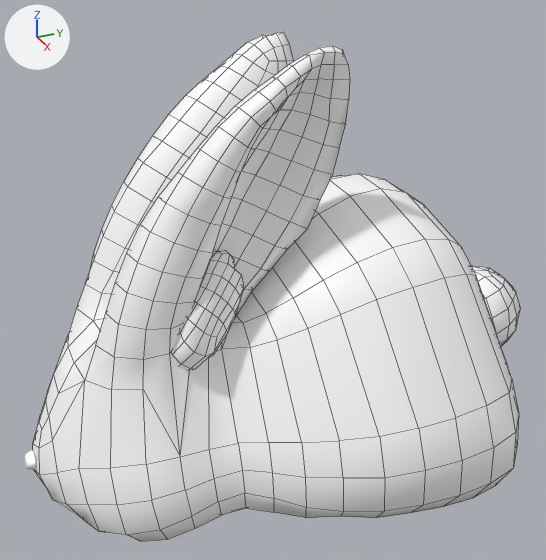
Renders of the FBX model Seize The Cheese/Assets/Animations/DustBunny/DBTurnAnimation.fbx from each side of a commit.
Before and after are seen from a camera (50 mm lens) standing at (1.848, -0.898, 1.473) and looking at (0.003, -0.068, 0.551). Every picture has the same lights, and +X, +Y and +Z are marked at upper left. Mesh edges are drawn as thin lines on the coarser meshes. Where no turn or scale is listed for an object, it has been applied to the vertices.

In view in the first picture: 'DustBunny:base_low', 'DustBunny:fluff_low', 'DustBunny:tail_low'.
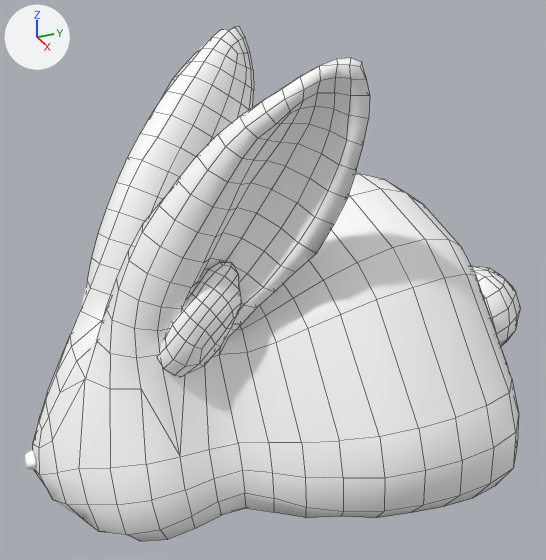
What differs and where, as boxes (x1, y1, x2, y2) in the pictures (546 x 560 px; the box of a moved part takes in the faces that stretch with it):
'DustBunny:base_low', reshaped: before (33, 32, 519, 541); after (33, 26, 519, 541)
'DustBunny:fluff_low', reshaped: before (173, 250, 244, 371); after (158, 261, 241, 377)
part 1 of me_mesh, moved or reshaped: before (46, 32, 350, 473); after (46, 26, 370, 473)

What the commit changed:
me_mesh_001 has 212 vertices, 180 faces and spans x -0.253..0.257, y -0.463..-0.231, z 0.409..0.726.
me_mesh_001 is used by ob_dustbunny_fluff_low; location (0.0, 0.0, 0.0).
me_mesh_001 part 2: the loose piece of 102 vertices spanning x 0.081..0.257, y -0.463..-0.231, z 0.409..0.726 is turned -23.4 degrees about the z axis through its middle, then moved by (0.04, -0.028, 0.0).
me_mesh has 720 vertices, 729 faces and spans x -0.606..0.606, y -0.809..0.626, z -0.002..1.227.
me_mesh is used by ob_dustbunny_base_low; location (0.0, 0.0, 0.0).
me_mesh part 1: 431 of 720 vertices moved; they spanned x -0.219..0.273, y -0.715..0.067, z 0.353..1.227 and now span x -0.377..0.381, y -0.71..0.014, z 0.353..1.227; mean shift (0.004, -0.021, 0.0); largest move (-0.158, 0.067, 1.096) -> (-0.364, 0.01, 1.096).
